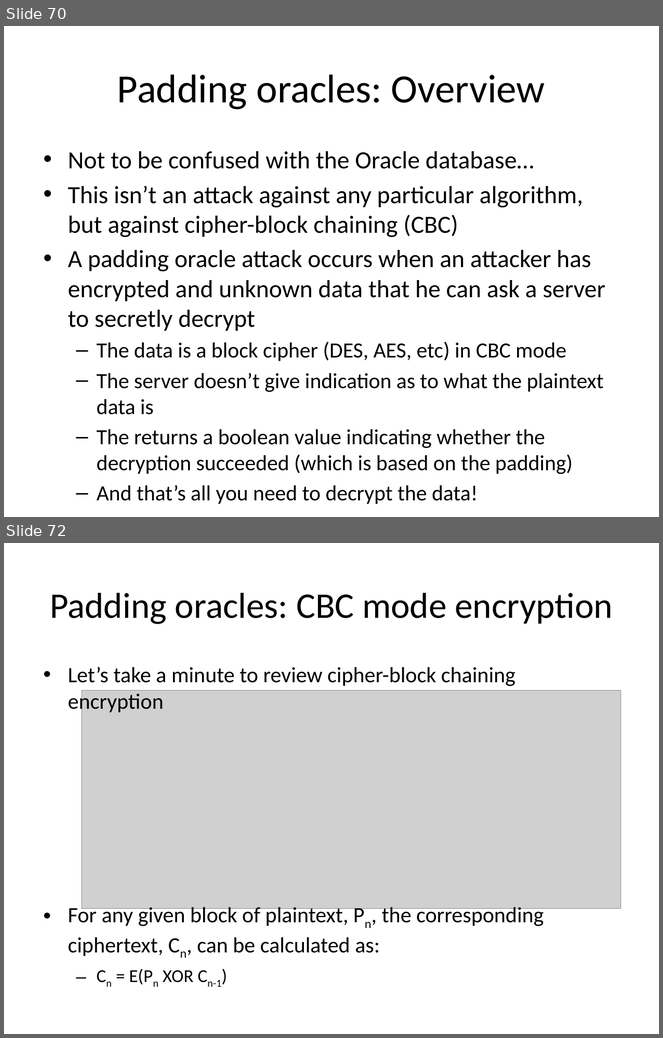
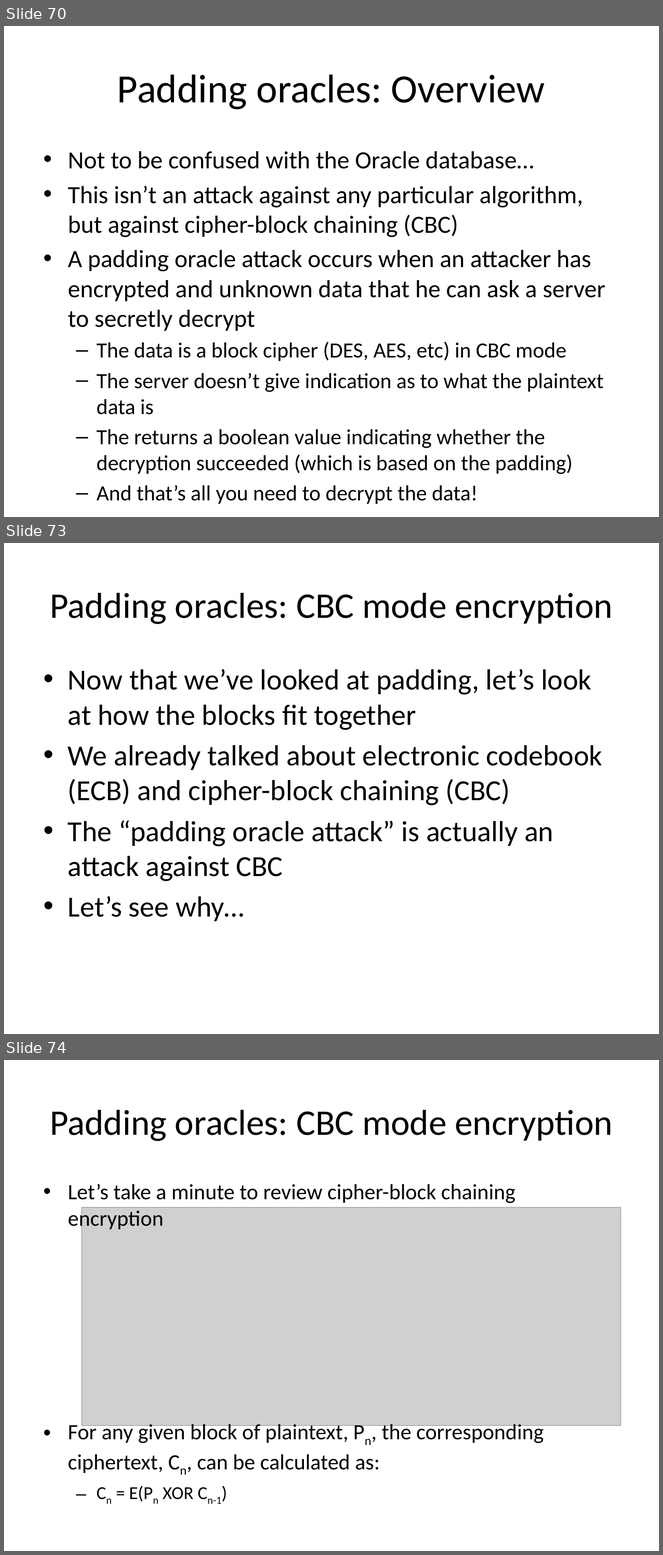
Before and after one commit to iagox86/2013-02-Shmoocon-talk, a slide deck: Shmoocon.pptx. Shown one above the other, each under a label of ours: slides 70 and 72 before the commit, slides 70, 73 and 74 after it; the slides between them are not shown. The pictures are 663x1038 and 663x1555 pixels, drawn with LibreOffice and Linux fonts; fonts in the diff are those of the drawing; grey boxes stand for pictures. Boxes give left, top, right and bottom in pixels: in the first picture for what was removed or moved away, otherwise in the second. Text is boxed around its words. In the diff, an @@ line names an element or a change of style, - is before the commit and + after.

```diff
--- a/Shmoocon.pptx
+++ b/Shmoocon.pptx
@@ slide 73 added at (4,543,659,1034), background #FFFFFF @@
@@ title added at (50,593,612,624), 39.6 pt, text #000000 @@
+Padding oracles: CBC mode encryption
@@ text added at (68,669,603,922), 32 pt, text #000000 @@
+• Now that we’ve looked at padding, let’s look at how the blocks fit together
+• We already talked about electronic codebook (ECB) and cipher-block chaining (CBC)
+• The “padding oracle attack” is actually an attack against CBC
+• Let’s see why…
@@ what was slide 72 is now slide 74 @@
```
Also in this commit, not shown: 2 slides changed, 14 other slides added, 1 slide removed, 2 other files.
